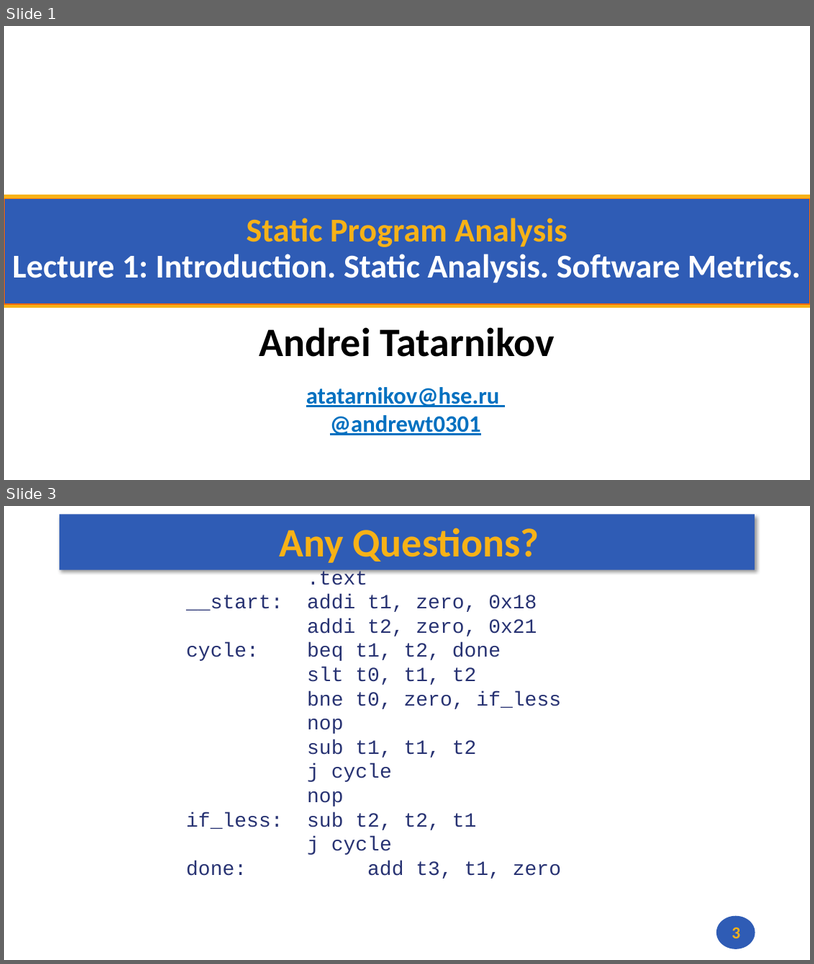
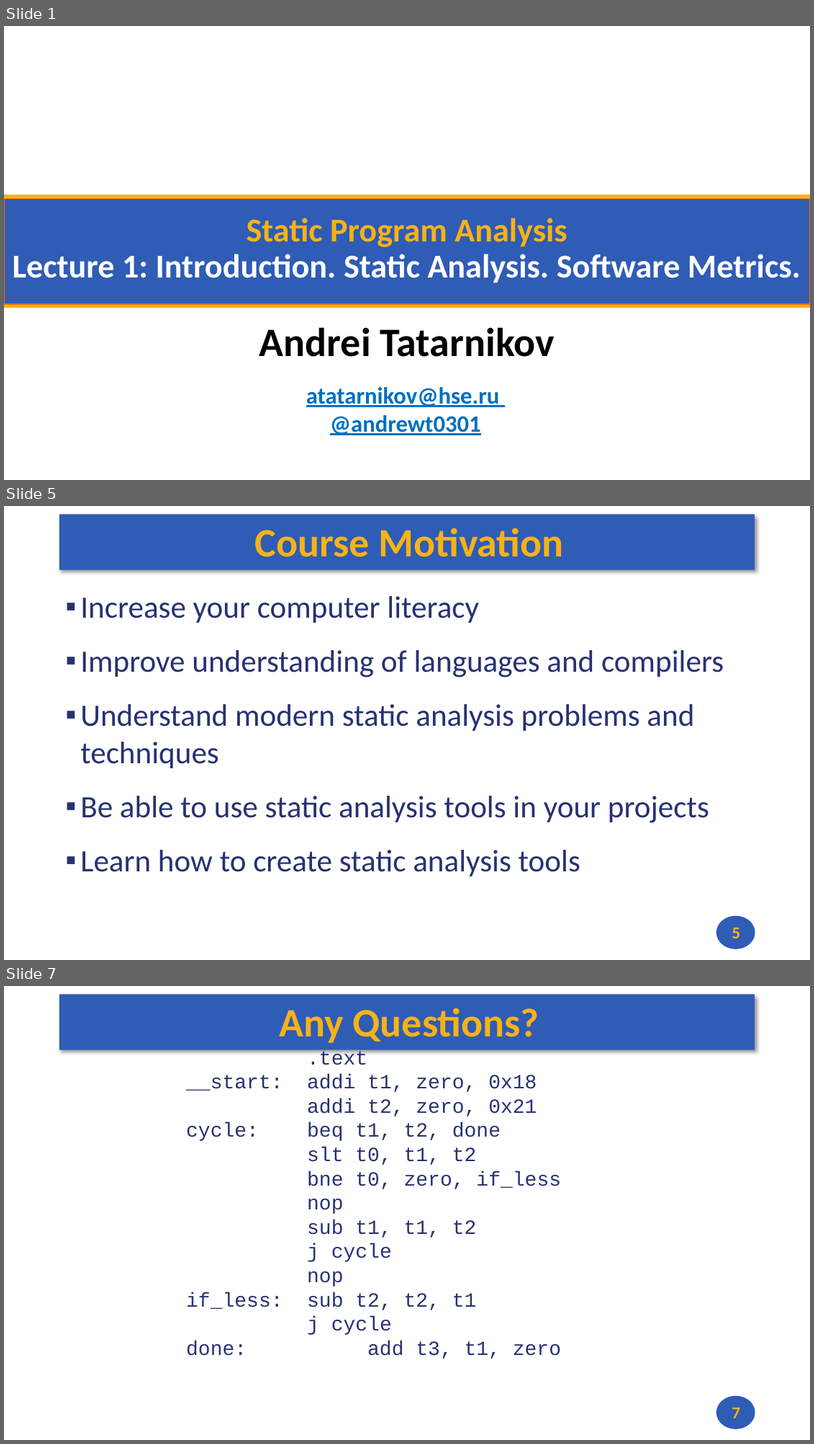
Before and after one commit to andrewt0301/static-analysis-course, a slide deck: docs/lectures/01/slides_01.pptx. Shown one above the other, each under a label of ours: slides 1 and 3 before the commit, slides 1, 5 and 7 after it; the slides between them are not shown. The pictures are 814x964 and 814x1444 pixels, drawn with LibreOffice and Linux fonts; fonts in the diff are those of the drawing; background and template pictures are left out. Boxes give left, top, right and bottom in pixels: in the first picture for what was removed or moved away, otherwise in the second. Text is boxed around its words. In the diff, an @@ line names an element or a change of style, - is before the commit and + after.

```diff
--- a/docs/lectures/01/slides_01.pptx
+++ b/docs/lectures/01/slides_01.pptx
@@ slide 5 added at (x1=4, y1=506, x2=810, y2=960), background #FFFFFF; not listed: 2 template elements that a slide beside it also shows @@
@@ title added at (x1=255, y1=528, x2=563, y2=557), 48 pt, text #F7B217, bold @@
+Course Motivation
@@ text added at (x1=80, y1=596, x2=724, y2=876), 37 pt, text #273272 @@
+▪ Increase your computer literacy
+▪ Improve understanding of languages and compilers
+▪ Understand modern static analysis problems and techniques
+▪ Be able to use static analysis tools in your projects
+▪ Learn how to create static analysis tools
@@ page number added at (x1=732, y1=927, x2=741, y2=938), 20 pt, text #F7B217, bold @@
+5
@@ what was slide 3 is now slide 7 @@
@@ page number at (x1=732, y1=1407, x2=741, y2=1418): text changed @@
-3
+7
```
Also in this commit, not shown: 4 other slides added, 1 slide removed, 2 other files.
